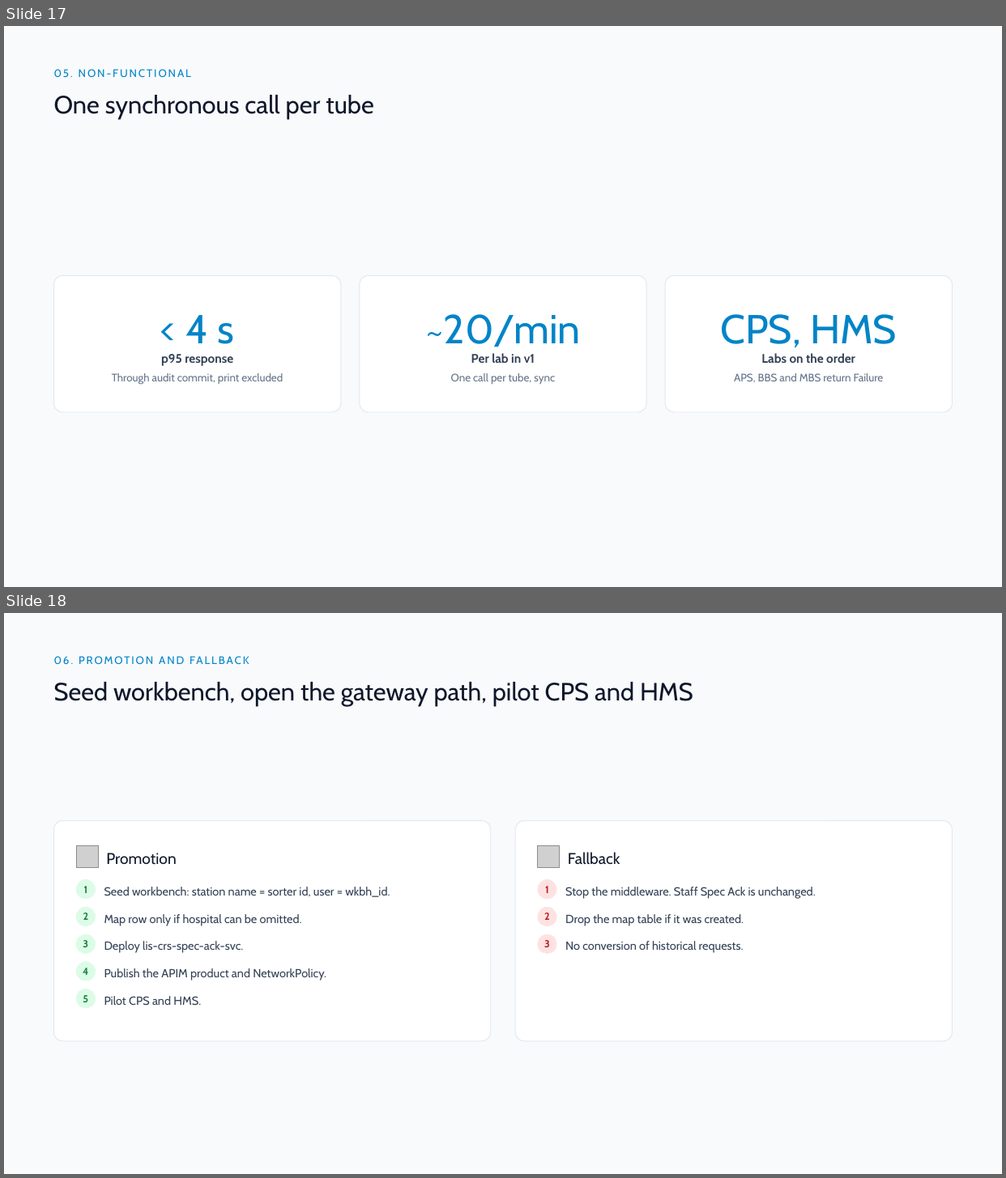
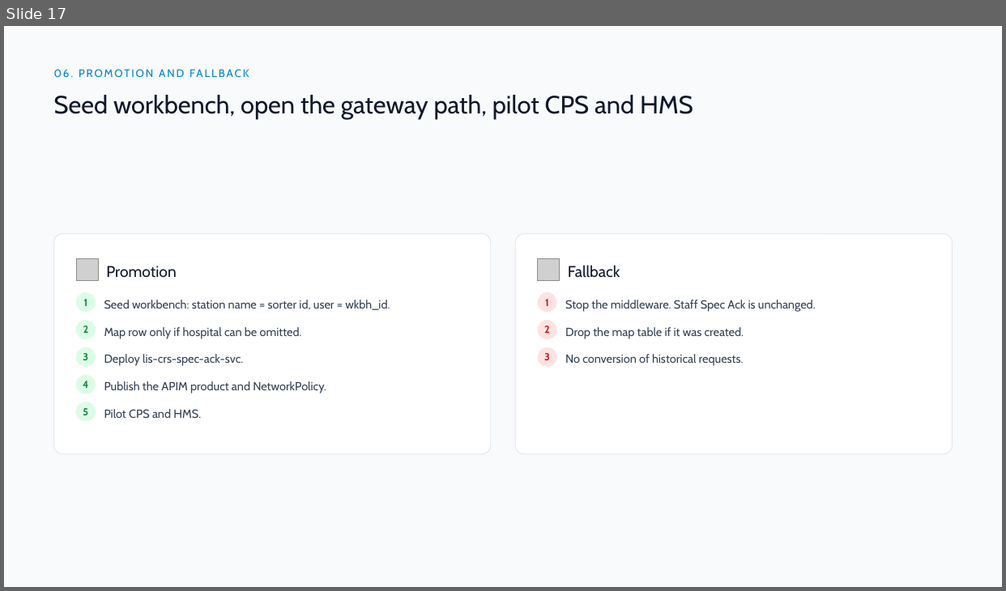
Before and after one commit to DragonChong/HA-Notes, a slide deck: SDLC/Projects/TMP-specimen-sorter-api — Specimen Sorter API/assets/Specimen Sorter API v3.pptx. Shown one above the other, each under a label of ours: slides 17 and 18 before the commit, slide 17 after it. The pictures are 1006x1178 and 1006x591 pixels, drawn with LibreOffice and Linux fonts; fonts in the diff are those of the drawing; grey boxes stand for pictures. Boxes give left, top, right and bottom in pixels: in the first picture for what was removed or moved away, otherwise in the second. Text is boxed around its words. In the diff, an @@ line names an element or a change of style, - is before the commit and + after.

```diff
--- a/SDLC/Projects/TMP-specimen-sorter-api — Specimen Sorter API/assets/Specimen Sorter API v3.pptx
+++ b/SDLC/Projects/TMP-specimen-sorter-api — Specimen Sorter API/assets/Specimen Sorter API v3.pptx
@@ slide 17 removed at box(4, 26, 1002, 587), background #F8FAFC @@
@@ text removed at box(54, 69, 191, 77) @@
-05. NON-FUNCTIONAL
@@ text removed at box(54, 95, 373, 119) @@
-One synchronous call per tube
@@ rounded rectangle removed at box(54, 276, 341, 412) @@
@@ rounded rectangle removed at box(360, 276, 646, 412) @@
@@ rounded rectangle removed at box(665, 276, 952, 412) @@
@@ text removed at box(185, 315, 235, 344) @@
-< 4 s
@@ text removed at box(425, 314, 581, 348) @@
-~20/min
@@ text removed at box(720, 314, 897, 348) @@
-CPS, HMS
@@ text removed at box(161, 354, 233, 366) @@
-p95 response
@@ text removed at box(471, 353, 535, 363) @@
-Per lab in v1
@@ text removed at box(761, 353, 855, 363) @@
-Labs on the order
@@ text removed at box(112, 373, 283, 385) @@
-Through audit commit, print excluded
@@ text removed at box(451, 373, 555, 384) @@
-One call per tube, sync
@@ text removed at box(734, 373, 884, 382) @@
-APS, BBS and MBS return Failure
@@ what was slide 18 is now slide 17 @@
```
Also in this commit, not shown: 2 slides changed, 8 other files.
